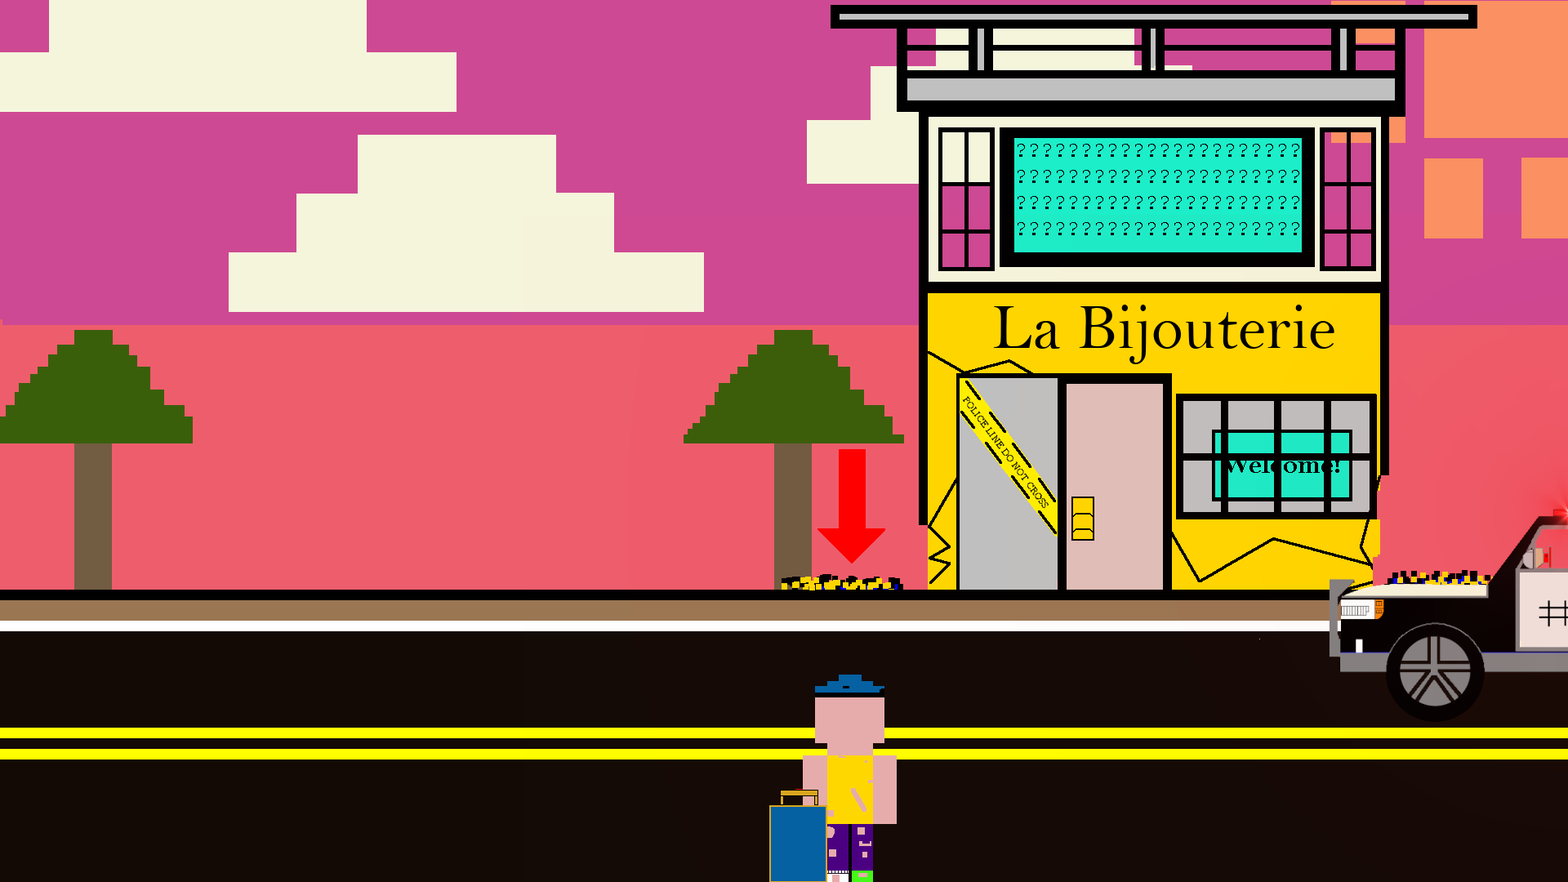
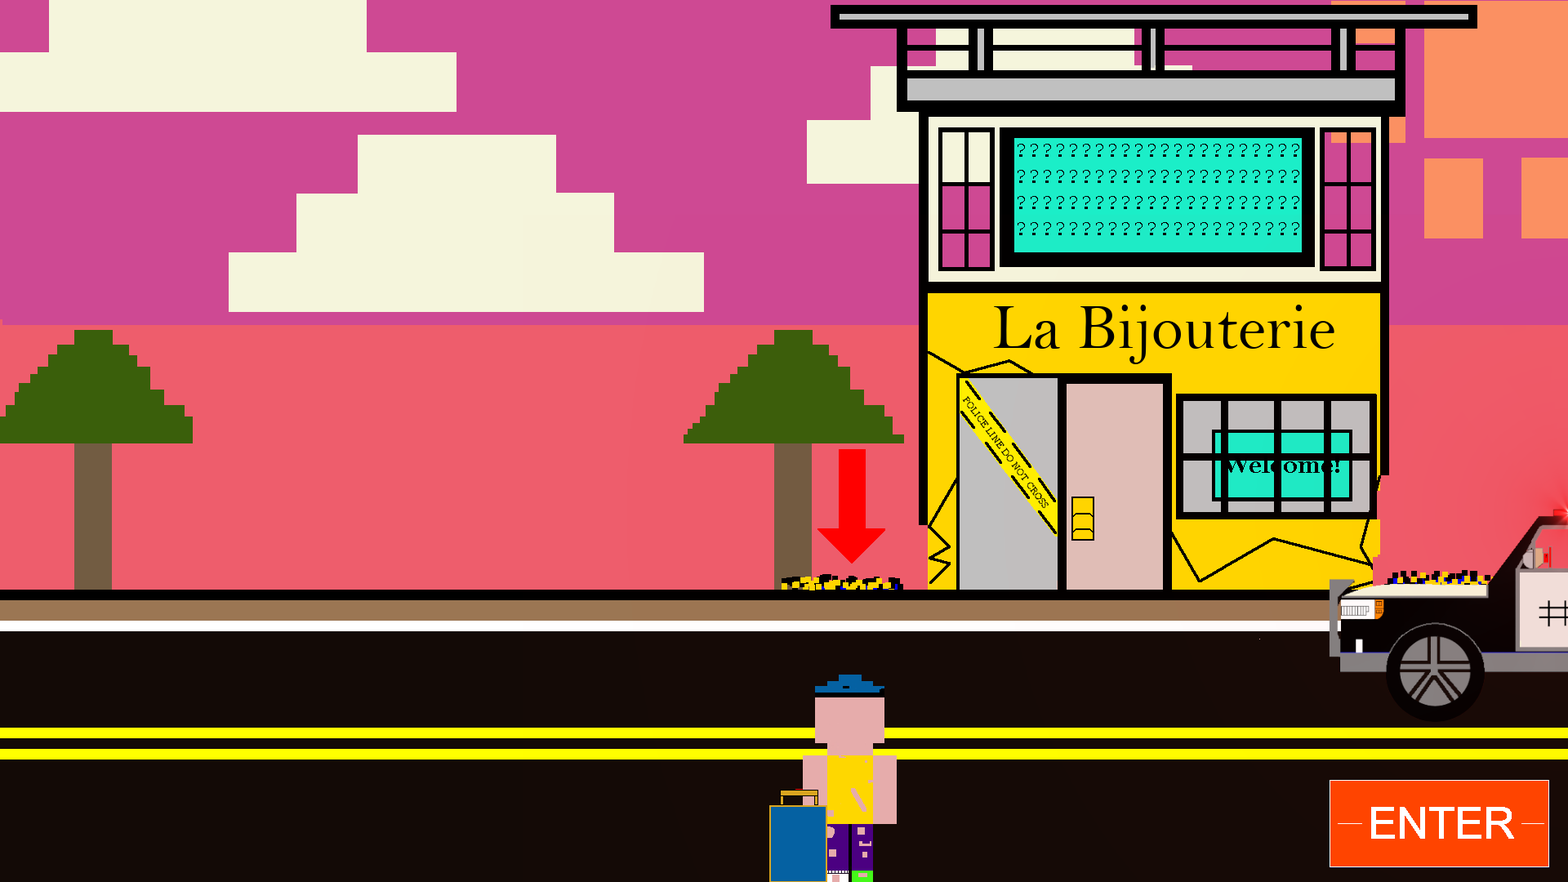
Layered file, before and after one edit (1568 x 882). Changes by layer:
added layer "ENTER.xcf copy" above "player copy" over [1329, 779, 1551, 869]